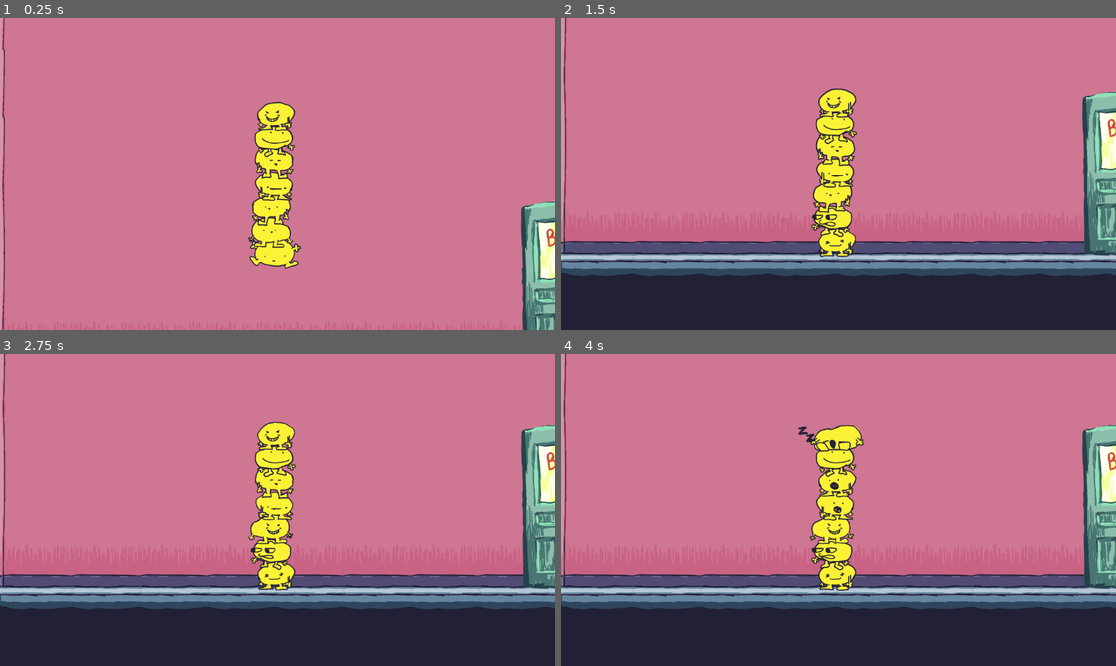
Above: before the commit, frames 1-4 (two rows, left to right).
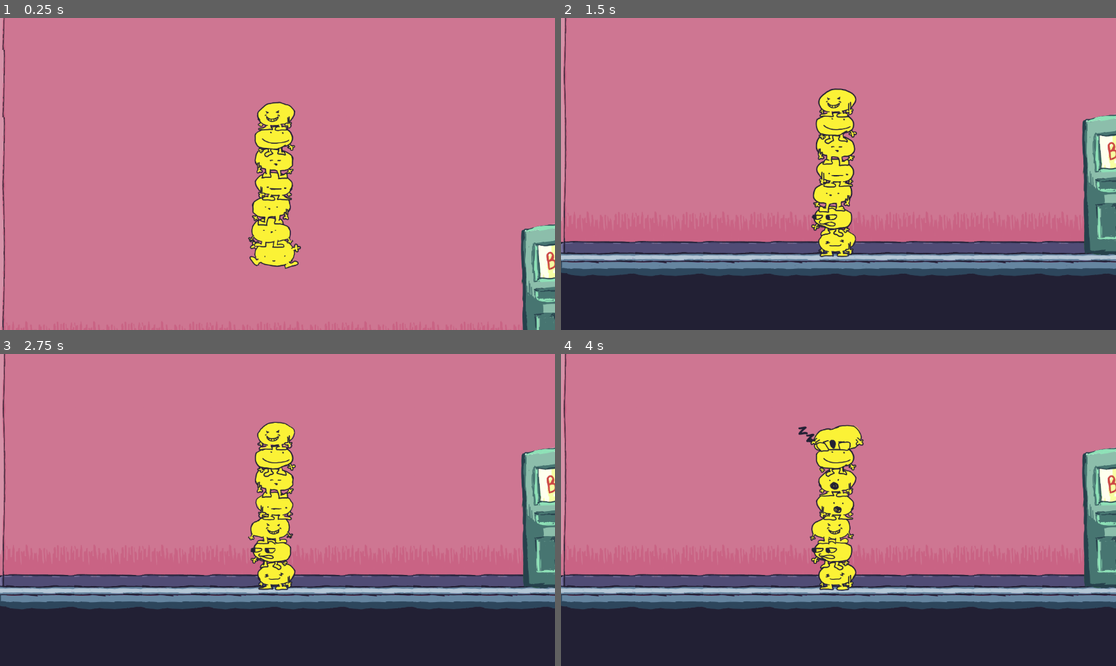
Above: after the commit, the same moments.

Repository: JCoMcL/ld56
Game: Godot game, scene res://LevelManager.tscn
Two runs of this game, one before a commit and one after it. Both use one fixed random seed, a clock stepped at 60 frames per second and the inputs below.
Inputs (mouse positions are in pixels of both pictures, inside the frame that each line leads up to):
- Up to frame 1 (0.25 s): no input
- Up to frame 2 (1.5 s): tap Enter (ui_accept) at 0.5, 0.77 s; move the mouse to (838, 258) at 0.52 s; press the mouse at (838, 258) at 0.53 s; hold D (go_right) from 0.53 s (still down); move the mouse to (832, 220) at 1.27 s; release the mouse at (832, 220) at 1.28 s; click (832, 220) at 1.35 s
- Up to frame 3 (2.75 s): tap Enter (ui_accept) at 1.52 s; move the mouse to (266, 525) at 2.02 s; release D (go_right) at 2.03 s; press the mouse at (266, 525) at 2.03 s; hold A (go_left) from 2.03 s (still down)
- Up to frame 4 (4 s): move the mouse to (832, 500) at 2.77 s; release A (go_left) at 2.78 s; release the mouse at (832, 500) at 2.78 s; hold D (go_right) from 2.78 s (still down); click (832, 500) at 2.85 s; tap Enter (ui_accept) at 3.02, 3.77 s; move the mouse to (838, 478) at 3.52 s; press the mouse at (838, 478) at 3.53 s

The runs differ from the first frame. In frame 1, 1.3% of the frame differs, in the area x 93-100%, y 58-100%; in frame 2, 1.4%; in frame 3, 1.4%, in the area x 93-100%, y 22-76%; in frame 4, 1.4%.

Commit message:
add the door and improve world interaction framework

Diff:
--- a/LevelManager.tscn
+++ b/LevelManager.tscn
@@ -1,7 +1,8 @@
-[gd_scene load_steps=9 format=3 uid="uid://b5xy683ijy4no"]
+[gd_scene load_steps=10 format=3 uid="uid://b5xy683ijy4no"]
 
 [ext_resource type="Script" path="res://level_manager.gd" id="1_eap3l"]
 [ext_resource type="PackedScene" uid="uid://cjknd176i4hwb" path="res://level.tscn" id="2_vjel7"]
+[ext_resource type="AudioStream" uid="uid://dsxicbiiyobbd" path="res://sound/soundtrack.ogg" id="3_ryy3f"]
 [ext_resource type="Shader" path="res://LevelManager.gdshader" id="3_yo8cx"]
 
 [sub_resource type="Animation" id="Animation_5sa0w"]
@@ -67,6 +68,12 @@
 script = ExtResource("1_eap3l")
 level_scene = ExtResource("2_vjel7")
 
+[node name="AudioStreamPlayer" type="AudioStreamPlayer" parent="."]
+stream = ExtResource("3_ryy3f")
+volume_db = -4.685
+autoplay = true
+parameters/looping = true
+
 [node name="AnimationPlayer" type="AnimationPlayer" parent="."]
 root_node = NodePath("../CanvasLayer/Control")
 libraries = {
--- a/guort.gd
+++ b/guort.gd
@@ -120,7 +120,6 @@
 	if test_spread(angle, 20, 315):
 		return grab_right()
 
-
 func _physics_process(delta: float) -> void:
 	if down_neighbour == null:
 		bottom_behaviour(delta)
--- a/level.tscn
+++ b/level.tscn
@@ -6,6 +6,7 @@
 [ext_resource type="Texture2D" uid="uid://c12ig5rsnyoth" path="res://environment/tiles.png" id="4_erbpb"]
 [ext_resource type="Texture2D" uid="uid://6r0f0ewdp005" path="res://environment/boss door.png" id="5_qydu4"]
 [ext_resource type="PackedScene" uid="uid://d141uny6m7xeo" path="res://click_detector.tscn" id="6_1yrpj"]
+[ext_resource type="Texture2D" uid="uid://c6s71fjd5h5sd" path="res://environment/boss door open.png" id="6_tj102"]
 
 [sub_resource type="TileSetAtlasSource" id="TileSetAtlasSource_myn7x"]
 texture = ExtResource("4_erbpb")
@@ -23,8 +24,114 @@
 physics_layer_0/collision_layer = 2
 sources/0 = SubResource("TileSetAtlasSource_myn7x")
 
+[sub_resource type="SpriteFrames" id="SpriteFrames_x1lcb"]
+animations = [{
+"frames": [{
+"duration": 1.0,
+"texture": ExtResource("5_qydu4")
+}, {
+"duration": 1.0,
+"texture": ExtResource("6_tj102")
+}],
+"loop": false,
+"name": &"default",
+"speed": 5.0
+}, {
+"frames": [{
+"duration": 1.0,
+"texture": ExtResource("6_tj102")
+}],
+"loop": false,
+"name": &"open",
+"speed": 5.0
+}]
+
 [sub_resource type="RectangleShape2D" id="RectangleShape2D_jsixy"]
-size = Vector2(294, 593)
+size = Vector2(298, 501)
+
+[sub_resource type="Animation" id="Animation_cagkp"]
+resource_name = "open"
+tracks/0/type = "value"
+tracks/0/imported = false
+tracks/0/enabled = true
+tracks/0/path = NodePath(".:frame")
+tracks/0/interp = 1
+tracks/0/loop_wrap = true
+tracks/0/keys = {
+"times": PackedFloat32Array(0, 1),
+"transitions": PackedFloat32Array(1, 1),
+"update": 1,
+"values": [0, 1]
+}
+tracks/1/type = "value"
+tracks/1/imported = false
+tracks/1/enabled = true
+tracks/1/path = NodePath("Area2D2:position")
+tracks/1/interp = 1
+tracks/1/loop_wrap = true
+tracks/1/keys = {
+"times": PackedFloat32Array(0, 1),
+"transitions": PackedFloat32Array(1, 1),
+"update": 0,
+"values": [Vector2(251, 68), Vector2(-134, 40)]
+}
+tracks/2/type = "value"
+tracks/2/imported = false
+tracks/2/enabled = true
+tracks/2/path = NodePath("Entrance/CollisionShape2D:disabled")
+tracks/2/interp = 1
+tracks/2/loop_wrap = true
+tracks/2/keys = {
+"times": PackedFloat32Array(0, 1),
+"transitions": PackedFloat32Array(1, 1),
+"update": 1,
+"values": [true, false]
+}
+
+[sub_resource type="Animation" id="Animation_hm67a"]
+length = 0.001
+tracks/0/type = "value"
+tracks/0/imported = false
+tracks/0/enabled = true
+tracks/0/path = NodePath(".:frame")
+tracks/0/interp = 1
+tracks/0/loop_wrap = true
+tracks/0/keys = {
+"times": PackedFloat32Array(0),
+"transitions": PackedFloat32Array(1),
+"update": 1,
+"values": [0]
+}
+tracks/1/type = "value"
+tracks/1/imported = false
+tracks/1/enabled = true
+tracks/1/path = NodePath("Area2D2:position")
+tracks/1/interp = 1
+tracks/1/loop_wrap = true
+tracks/1/keys = {
+"times": PackedFloat32Array(0),
+"transitions": PackedFloat32Array(1),
+"update": 0,
+"values": [Vector2(251, 68)]
+}
+tracks/2/type = "value"
+tracks/2/imported = false
+tracks/2/enabled = true
+tracks/2/path = NodePath("Entrance/CollisionShape2D:disabled")
+tracks/2/interp = 1
+tracks/2/loop_wrap = true
+tracks/2/keys = {
+"times": PackedFloat32Array(0),
+"transitions": PackedFloat32Array(1),
+"update": 1,
+"values": [true]
+}
+
+[sub_resource type="AnimationLibrary" id="AnimationLibrary_ljjum"]
+_data = {
+"RESET": SubResource("Animation_hm67a"),
+"open": SubResource("Animation_cagkp")
+}
 
 [node name="Level" type="Node2D"]
 
@@ -44,15 +151,21 @@
 tile_map_data = PackedByteArray("AAD//wAAAAABAAEAAAAAAAAAAAABAAEAAAABAAAAAAABAAEAAAACAAAAAAABAAEAAAADAAAAAAABAAEAAAAEAA …(1680 unchanged characters)…
 tile_set = SubResource("TileSet_d3872")
 
-[node name="BossDoor" type="Sprite2D" parent="TileMapLayer"]
-position = Vector2(970, -129)
-texture = ExtResource("5_qydu4")
+[node name="BossDoor" type="AnimatedSprite2D" parent="TileMapLayer"]
+position = Vector2(970, -131)
+sprite_frames = SubResource("SpriteFrames_x1lcb")
 
-[node name="Area2D" type="Area2D" parent="TileMapLayer/BossDoor"]
+[node name="Entrance" type="Area2D" parent="TileMapLayer/BossDoor"]
 
-[node name="CollisionShape2D" type="CollisionShape2D" parent="TileMapLayer/BossDoor/Area2D"]
-position = Vector2(113, -6.5)
+[node name="CollisionShape2D" type="CollisionShape2D" parent="TileMapLayer/BossDoor/Entrance"]
+position = Vector2(115, 39.5)
 shape = SubResource("RectangleShape2D_jsixy")
+disabled = true
 
 [node name="Area2D2" parent="TileMapLayer/BossDoor" instance=ExtResource("6_1yrpj")]
 position = Vector2(251, 68)
+
+[node name="AnimationPlayer" type="AnimationPlayer" parent="TileMapLayer/BossDoor"]
+libraries = {
+"": SubResource("AnimationLibrary_ljjum")
+}
Binary file added: environment/boss door open.png
Not shown, added: environment/boss door open.png.import
Binary file changed: environment/boss door.png
Not shown: 1 places in level.tscn that only renumber resources
Not shown, added: sound/soundtrack.ogg.import
Not shown, added: environment/boss door open.png~
Not shown, added: environment/boss door.png~
Not shown, added: sound/soundtrack.ogg
